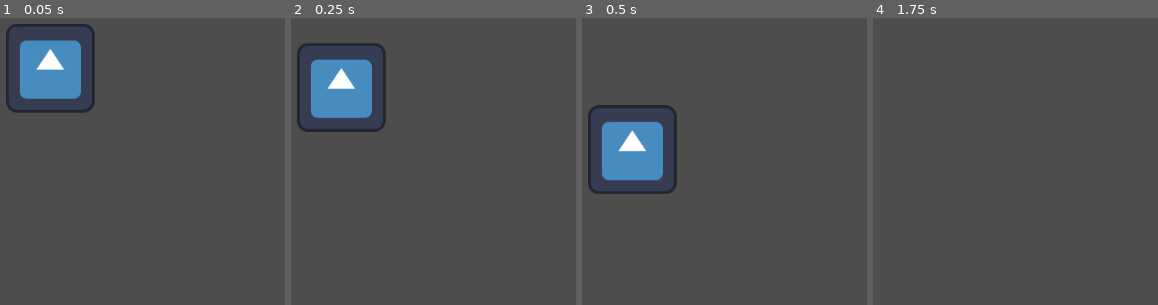
Above: before the commit, frames 1-4 (left to right).
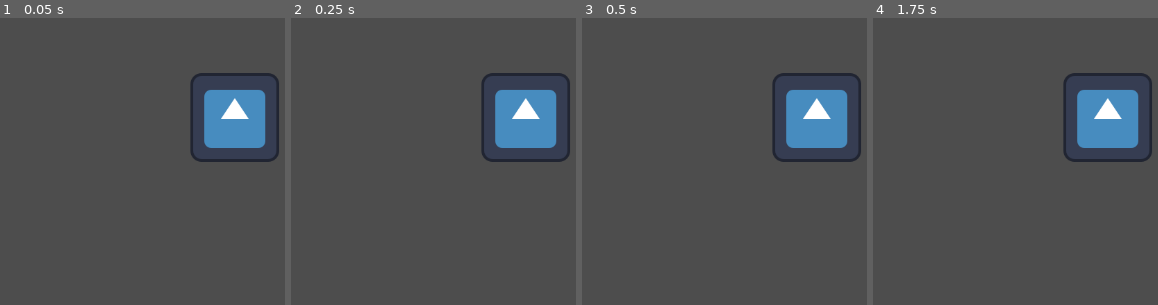
Above: after the commit, the same moments.

Repository: Rinadzz/TTTU
Game: Godot game, scene res://node_2d.tscn
Two runs of this game, one before a commit and one after it. Both use one fixed random seed, a clock stepped at 60 frames per second and the inputs below. The engine's default icon, where the game draws it, is replaced by a stand-in: a white triangle on a blue panel in a dark square.
Inputs:
- Up to frame 1 (0.05 s): no input
- Up to frame 2 (0.25 s): no input
- Up to frame 3 (0.5 s): no input
- Up to frame 4 (1.75 s): tap Enter (ui_accept) at 0.5, 0.77, 1.25, 1.52 s; hold Right (ui_right) from 0.53 s (still down)

The runs differ from the first frame. In frame 1, 11% of the frame differs, in the area x 2-98%, y 2-51%; in frame 2, 11%; in frame 3, 11%, in the area x 2-98%, y 19-62%; in frame 4, 5.7%.

Commit message:
Update node_2d.tscn

Diff:
--- a/node_2d.tscn
+++ b/node_2d.tscn
@@ -4,17 +4,20 @@
 [ext_resource type="Texture2D" uid="uid://dfut77i0s63o0" path="res://icon.svg" id="2_epypp"]
 
 [sub_resource type="RectangleShape2D" id="RectangleShape2D_0hol4"]
-size = Vector2(134, 119)
+size = Vector2(128, 124)
 
 [node name="Node2D" type="Node2D"]
 
 [node name="CharacterBody2D" type="CharacterBody2D" parent="."]
 script = ExtResource("1_0e48y")
 
+[node name="Icon" type="Sprite2D" parent="CharacterBody2D"]
+position = Vector2(400, 244)
+texture = ExtResource("2_epypp")
+
 [node name="CollisionShape2D" type="CollisionShape2D" parent="CharacterBody2D"]
-position = Vector2(309, 249.5)
+position = Vector2(401, 244)
 shape = SubResource("RectangleShape2D_0hol4")
+debug_color = Color(3.00817e-08, 0.0636552, 0.0817705, 0.42)
 
-[node name="Icon" type="Sprite2D" parent="CharacterBody2D"]
-position = Vector2(309, 252)
-texture = ExtResource("2_epypp")
+[node name="Camera2D" type="Camera2D" parent="CharacterBody2D/CollisionShape2D"]
